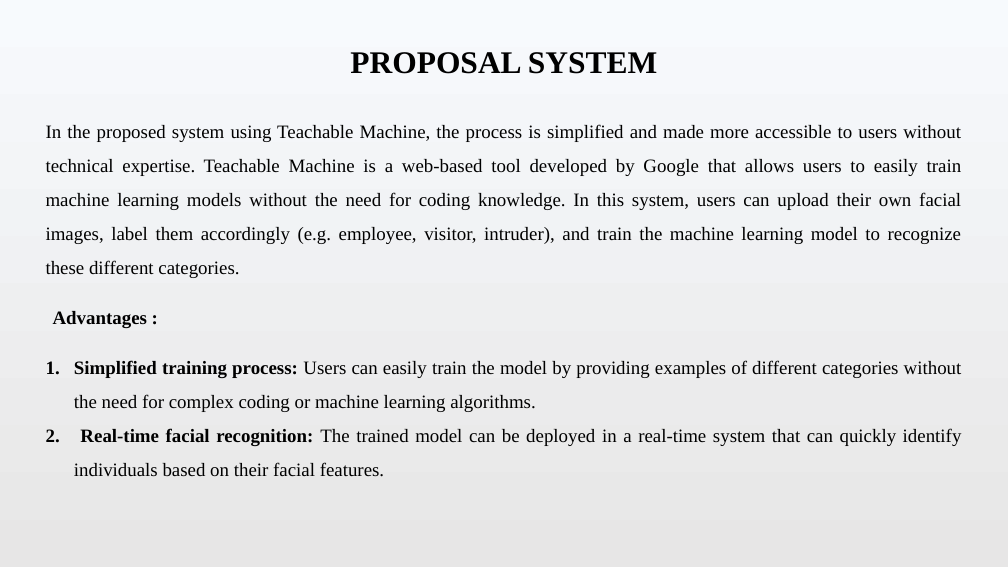
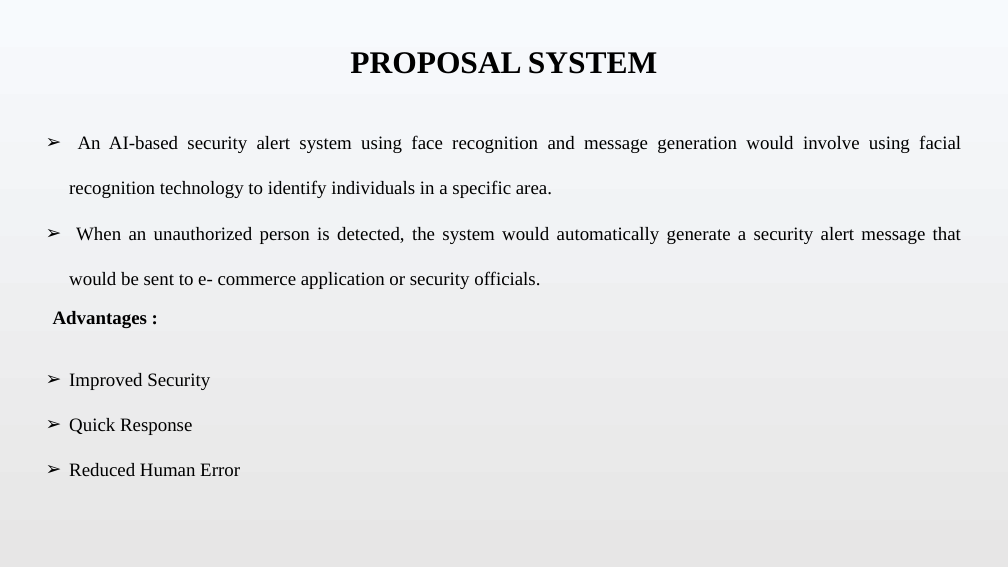
Before and after one commit to Sasimaddi/-Facial-Security-Alert-System-, a slide deck: slide 6 of Face Security.pptx. Drawn at 1008x567 pixels with LibreOffice and Linux fonts; fonts in the diff are those of the drawing. Boxes give left, top, right and bottom in pixels: in the first picture for what was removed or moved away, otherwise in the second. Text is boxed around its words. In the diff, an @@ line names an element or a change of style, - is before the commit and + after.

```diff
--- a/Face Security.pptx
+++ b/Face Security.pptx
@@ text at (69,135,961,289): text changed @@
-In the proposed system using Teachable Machine, the process is simplified and made more accessible to users without technical expertise. Teachable Machine is a web-based tool developed by Google that allows users to easily train machine learning models without the need for coding knowledge. In this system, users can upload their own facial images, label them accordingly (e.g. employee, visitor, intruder), and train the machine learning model to recognize these different categories.
+➢ An AI-based security alert system using face recognition and message generation would involve using facial recognition technology to identify individuals in a specific area.
+➢ When an unauthorized person is detected, the system would automatically generate a security alert message that would be sent to e- commerce application or security officials.
@@ text at (69,373,240,476): text changed @@
-1. Simplified training process: Users can easily train the model by providing examples of different categories without the need for complex coding or machine learning algorithms.
-2. Real-time facial recognition: The trained model can be deployed in a real-time system that can quickly identify individuals based on their facial features.
+➢ Improved Security
+➢ Quick Response
+➢ Reduced Human Error
```
Also in this commit, not shown: 4 other slides changed, 3 slides added, 2 slides removed, 1 other file.
